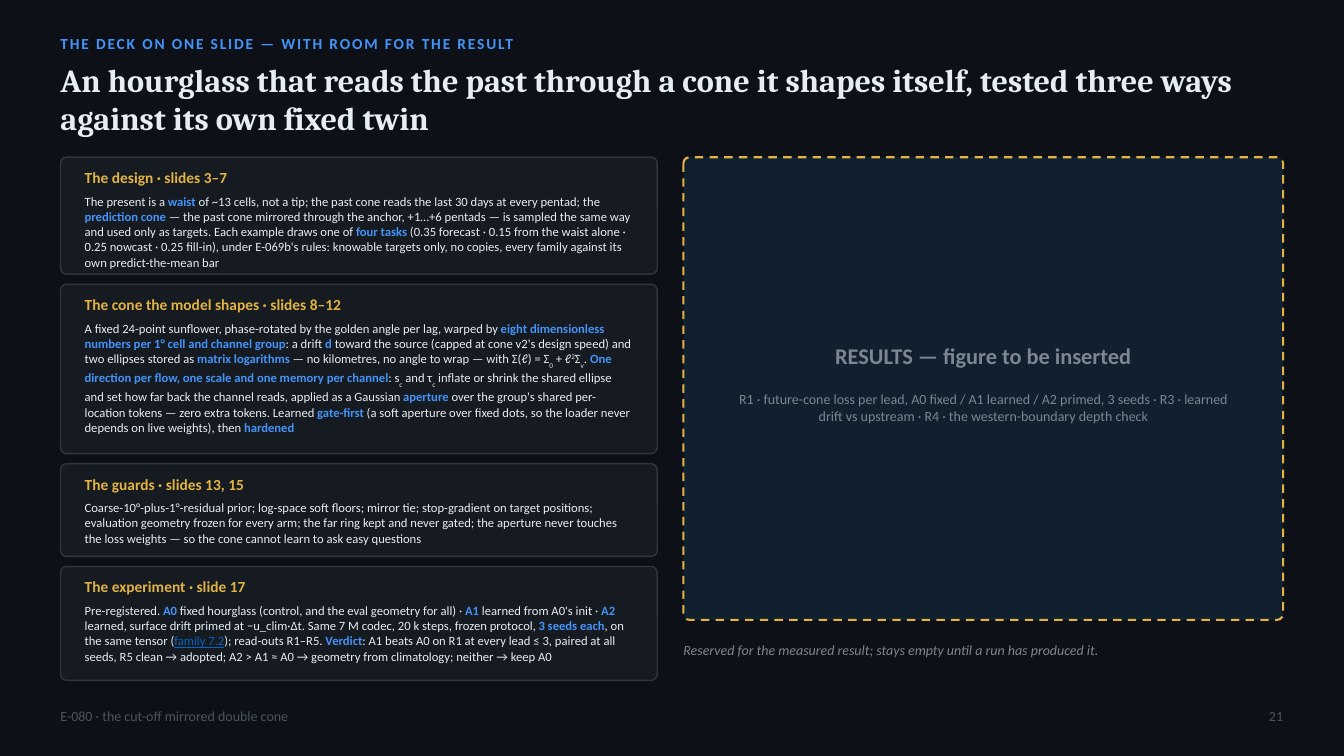
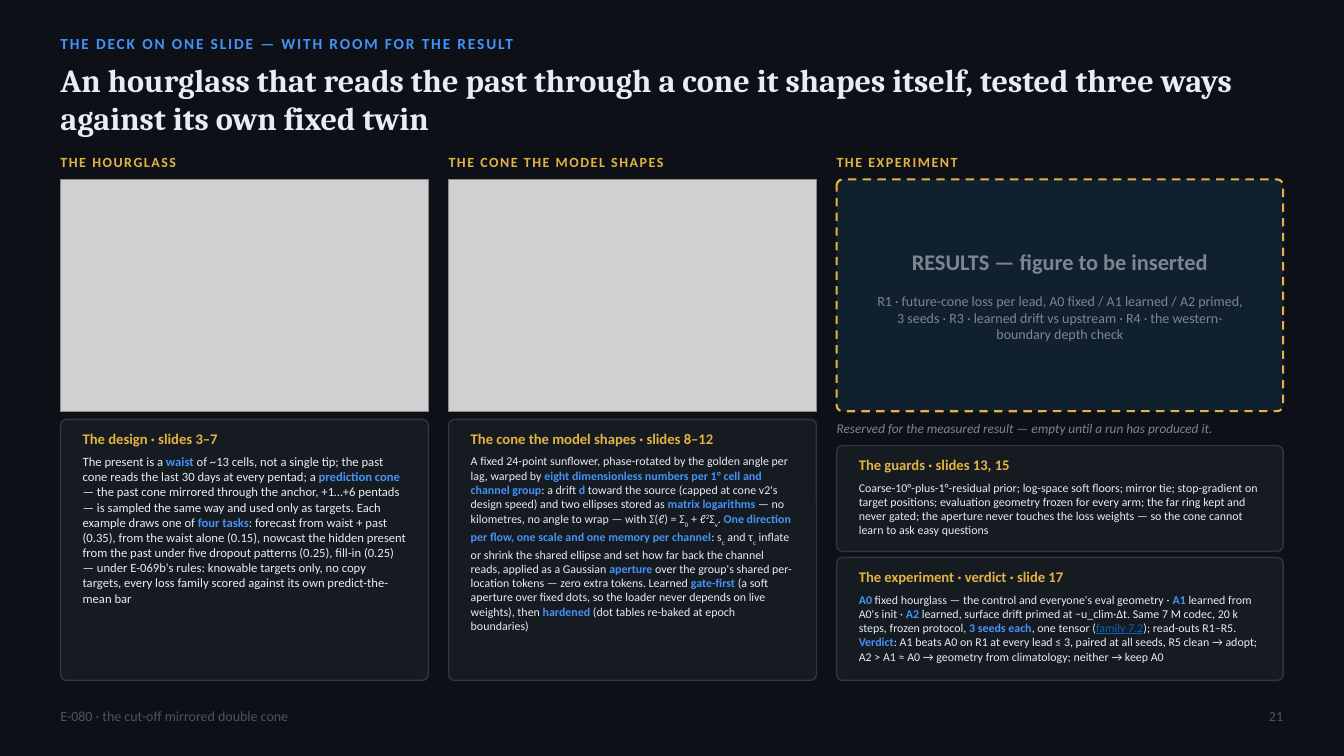
Before and after one commit to blauewelt/earth, a slide deck: slide 21 of ml/plans/E080_hourglass_cone_deck.pptx. Drawn at 1344x756 pixels with LibreOffice and Linux fonts; fonts in the diff are those of the drawing; grey boxes stand for pictures. Boxes give left, top, right and bottom in pixels: in the first picture for what was removed or moved away, otherwise in the second. Text is boxed around its words. In the diff, an @@ line names an element or a change of style, - is before the commit and + after.

```diff
--- a/ml/plans/E080_hourglass_cone_deck.pptx
+++ b/ml/plans/E080_hourglass_cone_deck.pptx
@@ rounded rectangle removed at <box>60,157,657,274</box> @@
@@ text added at <box>60,158,176,167</box>, 10 pt, text #E3B341, bold @@
+THE HOURGLASS
@@ picture added at <box>60,179,429,411</box> @@
@@ text added at <box>449,151,817,173</box>, 10 pt, text #E3B341, bold @@
+THE CONE THE MODEL SHAPES
@@ picture added at <box>449,179,817,411</box> @@
@@ proportions changed in 3 elements at <box>449,419,817,681</box>, <box>60,419,429,681</box>, <box>837,179,1284,411</box> @@
@@ rounded rectangle: place and size @@
-rounded rectangle at <box>684,157,1284,620</box>
+rounded rectangle at <box>837,179,1284,411</box>
@@ text added at <box>837,158,957,167</box>, 10 pt, text #E3B341, bold @@
+THE EXPERIMENT
@@ text "RESULTS — figure to be ...": place and size @@
-text "RESULTS — figure to be ..." at <box>835,348,1131,368</box>
+text "RESULTS — figure to be ..." at <box>912,254,1207,274</box>
@@ text "R1 · future-cone loss per ..." rewrapped from <box>739,394,1227,423</box> to <box>877,296,1242,341</box> @@
@@ rounded rectangle: place and size @@
-rounded rectangle at <box>60,284,657,454</box>
+rounded rectangle at <box>60,419,429,681</box>
@@ rounded rectangle: place and size @@
-rounded rectangle at <box>60,567,657,681</box>
+rounded rectangle at <box>449,419,817,681</box>
@@ text at <box>83,433,218,447</box>: size 11 to 10.5 pt in "The design · slides 3–7" @@
@@ text "The design · slides 3–7": place and size @@
-text "The design · slides 3–7" at <box>85,172,630,269</box>
+text "The design · slides 3–7" at <box>83,433,406,603</box>
@@ text at <box>471,433,713,447</box>: size 11 to 10.5 pt in "The cone the model shapes · slides ..." @@
@@ text "The cone the model shapes ...": place and size @@
-text "The cone the model shapes ..." at <box>85,299,631,434</box>
+text "The cone the model shapes ..." at <box>471,433,792,632</box>
@@ text at <box>837,424,1213,435</box>: text changed; size 10 to 9.5 pt @@
-Reserved for the measured result; stays empty until a run has produced it.
+Reserved for the measured result — empty until a run has produced it.
@@ rounded rectangle added at <box>837,446,1284,552</box>, fill #161B22, outline #30363D 1 pt @@
@@ rounded rectangle removed at <box>60,464,657,557</box> @@
@@ text at <box>83,457,406,603</box>: text changed @@
-The present is a waist of ~13 cells, not a tip; the past cone reads the last 30 days at every pentad; the prediction cone — the past cone mirrored through the anchor, +1…+6 pentads — is sampled the same way and used only as targets. Each example draws one of four tasks (0.35 forecast · 0.15 from the waist alone · 0.25 nowcast · 0.25 fill-in), under E-069b's rules: knowable targets only, no copies, every family against its own predict-the-mean bar
+The present is a waist of ~13 cells, not a single tip; the past cone reads the last 30 days at every pentad; a prediction cone — the past cone mirrored through the anchor, +1…+6 pentads — is sampled the same way and used only as targets. Each example draws one of four tasks: forecast from waist + past (0.35), from the waist alone (0.15), nowcast the hidden present from the past under five dropout patterns (0.25), fill-in (0.25) — under E-069b's rules: knowable targets only, no copy targets, every loss family scored against its own predict-the-mean bar
@@ text at <box>471,456,792,632</box>: text changed; size 9 to 8.5 pt @@
-A fixed 24-point sunflower, phase-rotated by the golden angle per lag, warped by eight dimensionless numbers per 1° cell and channel group: a drift d toward the source (capped at cone v2's design speed) and two ellipses stored as matrix logarithms — no kilometres, no angle to wrap — with Σ(ℓ) = Σ0 + ℓ2Σv. One direction per flow, one scale and one memory per channel: sc and τc inflate or shrink the shared ellipse and set how far back the channel reads, applied as a Gaussian aperture over the group's shared per-location tokens — zero extra tokens. Learned gate-first (a soft aperture over fixed dots, so the loader never depends on live weights), then hardened
+A fixed 24-point sunflower, phase-rotated by the golden angle per lag, warped by eight dimensionless numbers per 1° cell and channel group: a drift d toward the source (capped at cone v2's design speed) and two ellipses stored as matrix logarithms — no kilometres, no angle to wrap — with Σ(ℓ) = Σ0 + ℓ2Σv. One direction per flow, one scale and one memory per channel: sc and τc inflate or shrink the shared ellipse and set how far back the channel reads, applied as a Gaussian aperture over the group's shared per-location tokens — zero extra tokens. Learned gate-first (a soft aperture over fixed dots, so the loader never depends on live weights), then hardened (dot tables re-baked at epoch boundaries)
@@ text "The guards · slides 13, ...": place and size @@
-text "The guards · slides 13, ..." at <box>85,479,618,545</box>
+text "The guards · slides 13, ..." at <box>859,459,1258,536</box>
@@ text "The guards · slides 13, ..." at <box>859,459,1258,536</box>: size 11 to 10.5 pt in "The guards · slides 13, 15"; size 9 to 8.5 pt @@
@@ rounded rectangle added at <box>837,558,1284,681</box>, fill #161B22, outline #30363D 1 pt @@
@@ text at <box>859,571,1258,663</box>: text changed; size 9 to 8.5 pt @@
-The experiment · slide 17
-Pre-registered. A0 fixed hourglass (control, and the eval geometry for all) · A1 learned from A0's init · A2 learned, surface drift primed at −u_clim·Δt. Same 7 M codec, 20 k steps, frozen protocol, 3 seeds each, on the same tensor (family 7.2); read-outs R1–R5. Verdict: A1 beats A0 on R1 at every lead ≤ 3, paired at all seeds, R5 clean → adopted; A2 > A1 ≈ A0 → geometry from climatology; neither → keep A0
+The experiment · verdict · slide 17
+A0 fixed hourglass — the control and everyone's eval geometry · A1 learned from A0's init · A2 learned, surface drift primed at −u_clim·Δt. Same 7 M codec, 20 k steps, frozen protocol, 3 seeds each, one tensor (family 7.2); read-outs R1–R5. Verdict: A1 beats A0 on R1 at every lead ≤ 3, paired at all seeds, R5 clean → adopt; A2 > A1 ≈ A0 → geometry from climatology; neither → keep A0
```
Also in this commit, not shown: 12 other files.
